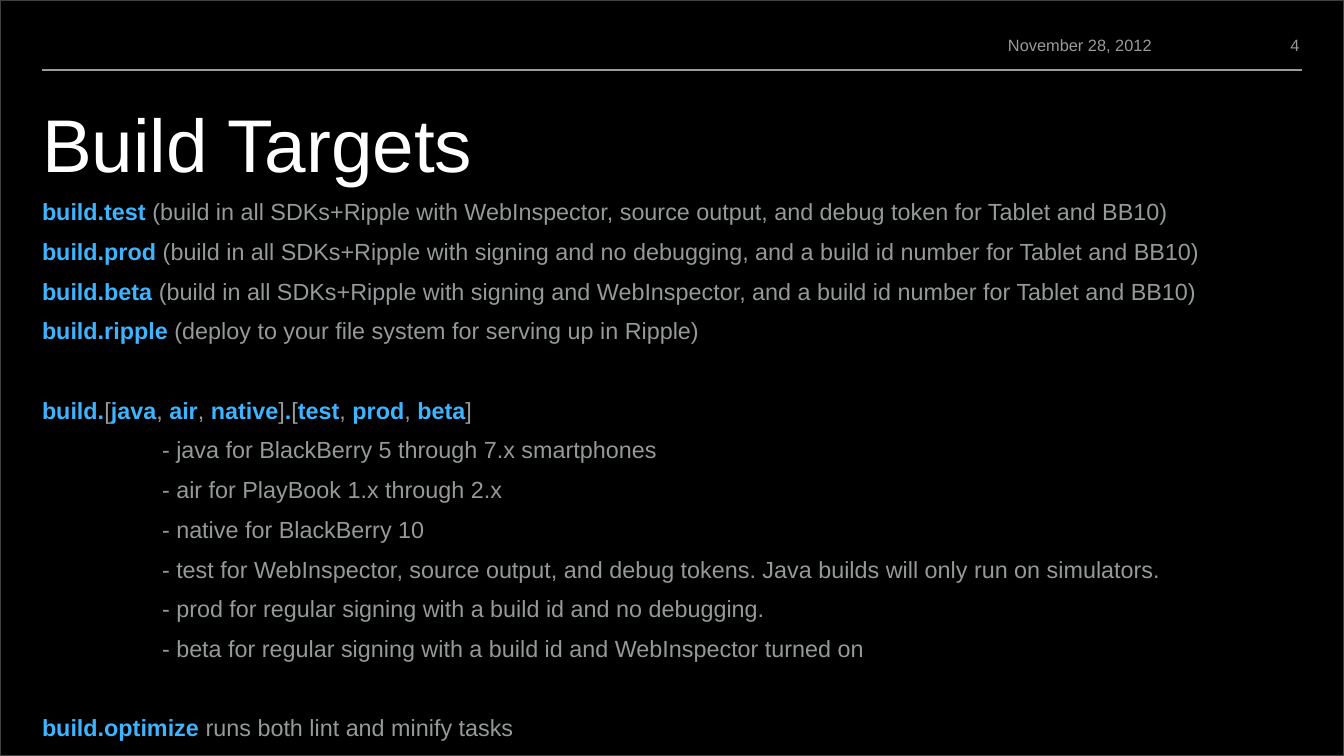
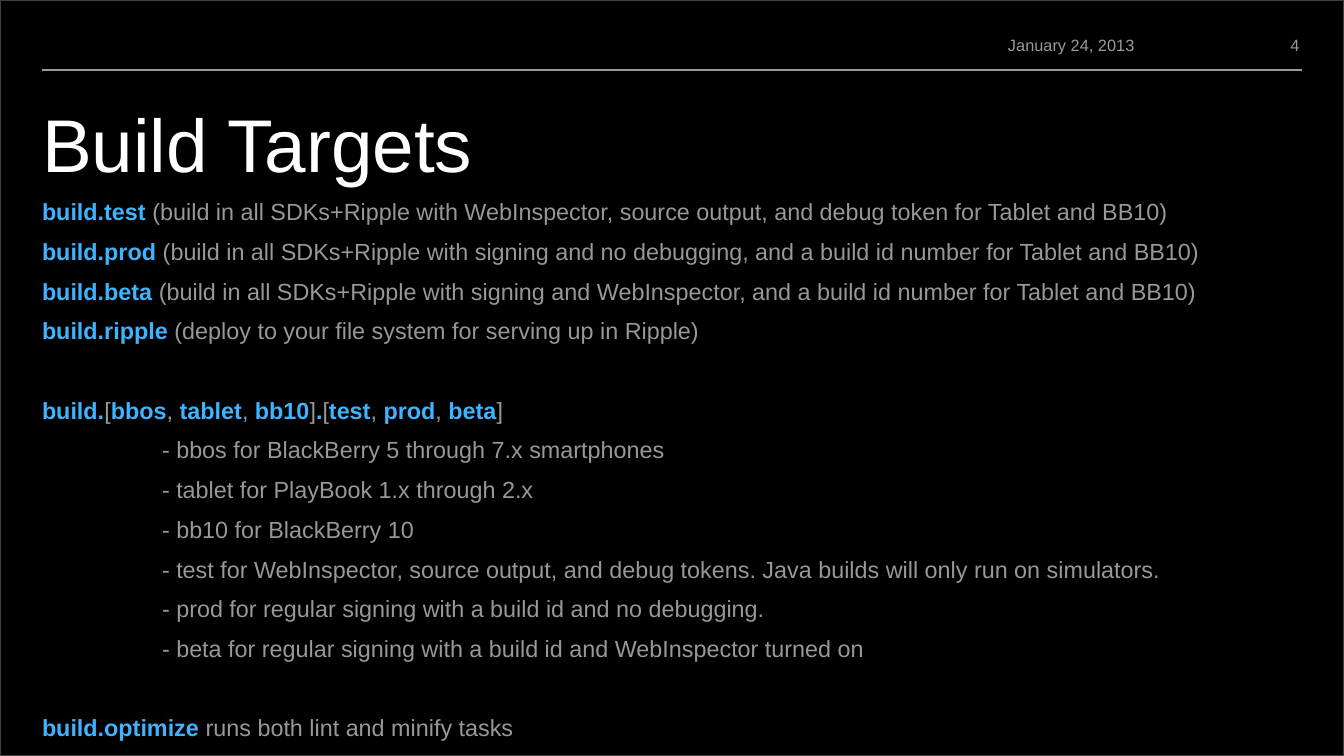
Before and after one commit to blackberry/BB10-WebWorks-Community-Samples, a slide deck: slide 4 of Ant-Build-Script/WebWorksBuildScript.pptx. Drawn at 1344x756 pixels with LibreOffice and Linux fonts; fonts in the diff are those of the drawing; background and template pictures are left out. Boxes give left, top, right and bottom in pixels: in the first picture for what was removed or moved away, otherwise in the second. Text is boxed around its words. In the diff, an @@ line names an element or a change of style, - is before the commit and + after.

Commit message:
Updated documentation on target name changes

```diff
--- a/Ant-Build-Script/WebWorksBuildScript.pptx
+++ b/Ant-Build-Script/WebWorksBuildScript.pptx
@@ text at [1008,39,1134,55]: text changed @@
-November 28, 2012
+January 24, 2013
@@ text at [42,402,664,543]: text changed @@
-build.[java, air, native].[test, prod, beta]
-- java for BlackBerry 5 through 7.x smartphones
-- air for PlayBook 1.x through 2.x
-- native for BlackBerry 10
+build.[bbos, tablet, bb10].[test, prod, beta]
+- bbos for BlackBerry 5 through 7.x smartphones
+- tablet for PlayBook 1.x through 2.x
+- bb10 for BlackBerry 10
```
Also in this commit, not shown: 5 other slides changed, 1 other file.
